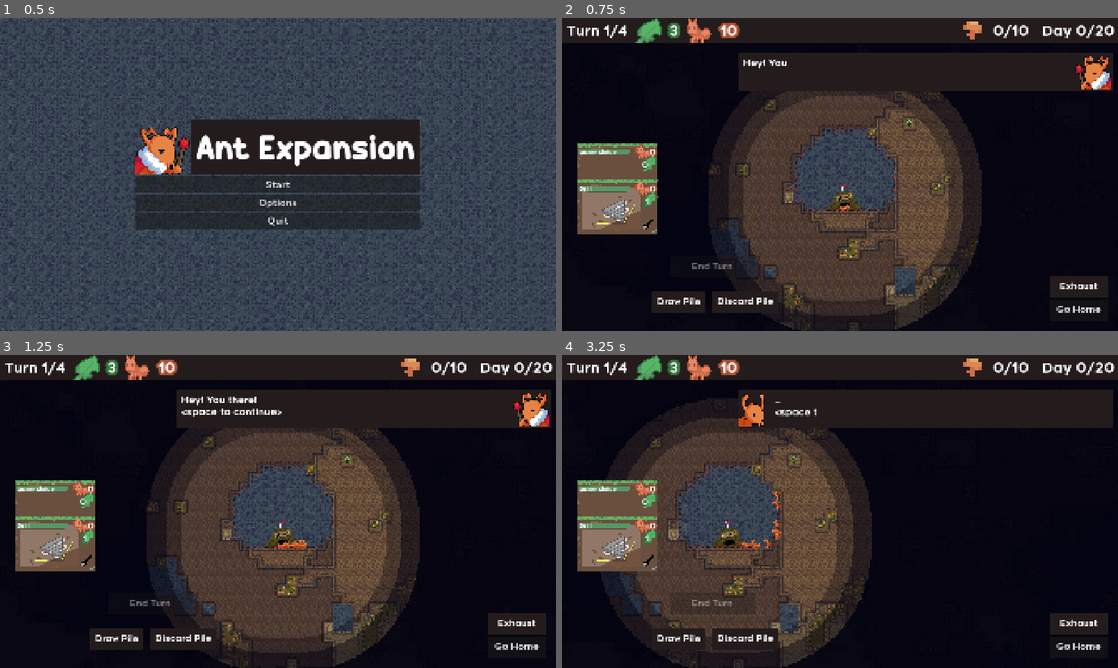
Above: before the commit, frames 1-4 (two rows, left to right).
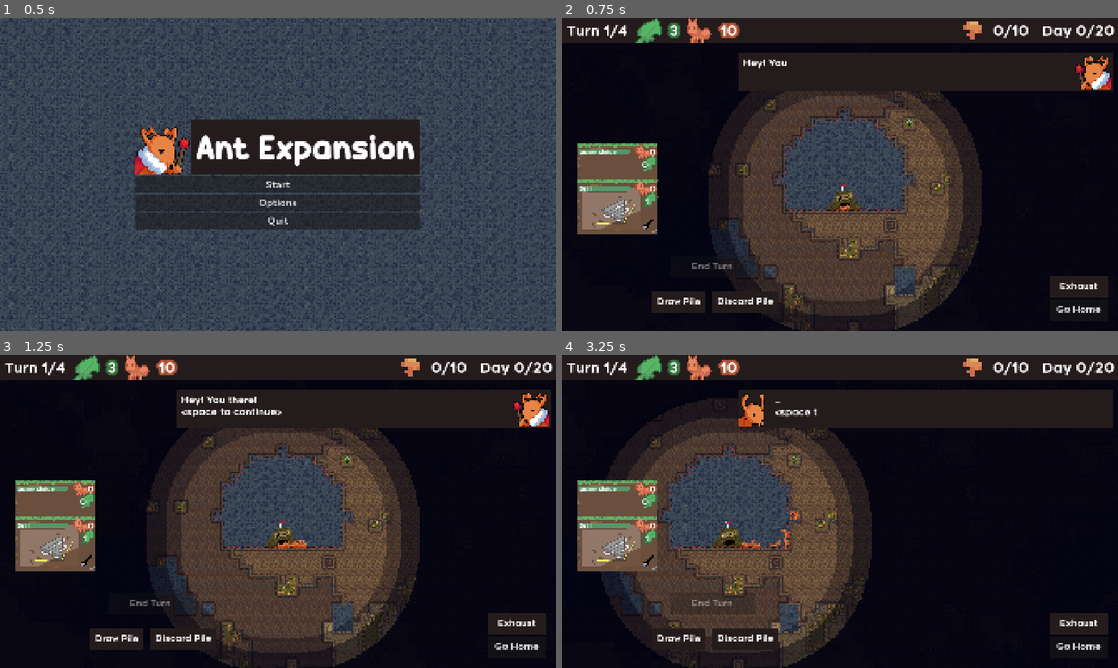
Above: after the commit, the same moments.

Repository: zunda-arrow/pizza-jam-16
Game: Godot game, scene res://menu/menu.tscn
The game is run twice, just before and just after one commit, with the same random seed, the same clock (stepped at 60 frames per second) and the same inputs. The engine's default icon, where the game draws it, is replaced by a stand-in: a white triangle on a blue panel in a dark square.
Inputs (mouse positions are in pixels of both pictures, inside the frame that each line leads up to):
- Up to frame 1 (0.5 s): no input
- Up to frame 2 (0.75 s): click "Start" at 0.5 s
- Up to frame 3 (1.25 s): no input
- Up to frame 4 (3.25 s): click "Go Home" at 1.25 s; click "Go Home" at 2 s; tap Enter at 2.75 s; move the mouse to (962, 495) at 2.77 s; hold D (right) from 2.78 s (still down); click (962, 495) at 2.92 s; tap Space at 3.02 s

Frame 1 is identical in both runs. In frame 2, 2.7% of the frame differs, in the area x 37-64%, y 28-74%; in frame 3, 2.7%; in frame 4, 2.8%, in the area x 17-44%, y 28-74%.

Commit message:
Expand Spawn Platform

Diff:
--- a/game/Arena.tscn
+++ b/game/Arena.tscn
@@ -36,7 +36,7 @@
 gold_ore_noise = SubResource("FastNoiseLite_dakxn")
 block_threshold = 0.2
 rock_threshold = -0.4
-spawn_radius = 5.5
+spawn_radius = 7.0
 
 [node name="Structure" parent="." unique_id=11068490 instance=ExtResource("3_5yp8v")]
 unique_name_in_owner = true
